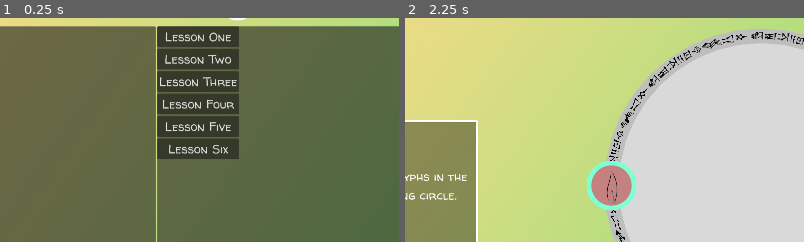
Above: before the commit, frames 1-2 (left to right).
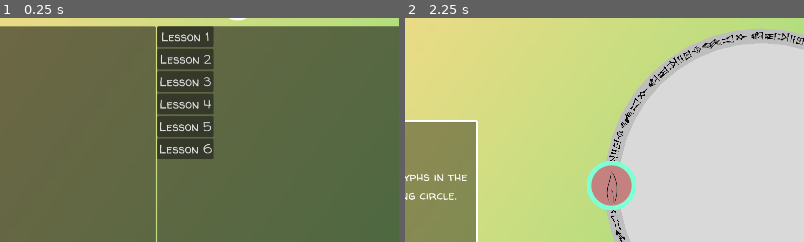
Above: after the commit, the same moments.

Repository: jwodicka/LD55
Game: Godot game, scene res://game_shell.tscn
Same seed, same stepped clock (60 frames per second), same inputs: the game is played once before the commit and once after it.
Inputs (mouse positions are % of the whole screen's width and height, from its top left):
- Up to frame 1 (0.25 s): no input
- Up to frame 2 (2.25 s): click (55, 17) at 0.5 s, where only the run before the commit has a clickable "Lesson One"; click "Back" at 1.25 s; click (54, 17) at 2 s, where only the run after the commit has a clickable "Lesson 1"
The pictures show only the part of the screen within x 30-80%, y 13-63%; the shares and areas given below are measured in that part.

The runs differ from the first frame. In frame 1, 5.0% of the frame differs, in the area x 40-60%, y 3-63%; in frame 2, nothing differs.

Commit message:
Auto-populate main menu

Diff:
--- a/Levels.gd
+++ b/Levels.gd
@@ -8,7 +8,7 @@
 const SALT = Symbol.SALT
 
 const levels: Dictionary = {
-    "Level 1": {
+    "Lesson 1": {
         flavor_text = """It's time for your first summoning!
 
         All you need to do is place the glyphs in the
@@ -22,7 +22,7 @@
         locked_targets = [0],
         offset_angle = -90,
     },
-    "Level 2": {
+    "Lesson 2": {
         flavor_text = """It's not always that easy.
 
         Some glyphs don't like having certain other
@@ -34,7 +34,7 @@
         initial_placements = {0: WATER},
         offset_angle = -90
     },
-    "Level 3": {
+    "Lesson 3": {
 		flavor_text = """Not every glyph cares about exactly
         which other glyphs it connects to.
 
@@ -52,7 +52,7 @@
             Vector2i(2, 4)
         ]
     },
-    "Level 4": {
+    "Lesson 4": {
         glyphs = [SALT, SALT, AIR, EARTH],
         targets = 5,
         target_connectors = [
@@ -66,7 +66,7 @@
         initial_placements = {3: WATER},
         locked_targets = [3]
     },
-    "Level 5": {
+    "Lesson 5": {
         glyphs = [EARTH, AIR, WATER, SALT, FIRE],
         targets = 6,
         target_connectors = [
@@ -84,7 +84,7 @@
         initial_placements = {4: FIRE},
         locked_targets = [4]
     },
-    "Level 6": {
+    "Lesson 6": {
         glyphs = [FIRE, WATER, AIR, AIR, SALT, SALT, SALT],
         targets = 7,
         target_connectors = [
--- a/MainMenu.gd
+++ b/MainMenu.gd
@@ -1,5 +1,14 @@
 class_name MainMenu
 extends Control
 
+func _ready() -> void:
+	var level_buttons: Node = find_child("LevelButtons")
+	for level_name: String in Levels.levels.keys():
+		var level_button: Button = Button.new()
+		level_button.text = level_name
+		level_button.pressed.connect(func () -> void: _on_level_select(level_name))
+		level_buttons.add_child(level_button)
+
+
 func _on_level_select(level_name: String) -> void:
 	GameShell.enter_level(level_name)
--- a/main_menu.tscn
+++ b/main_menu.tscn
@@ -48,38 +48,7 @@
 layout_mode = 2
 size_flags_horizontal = 3
 
-[node name="VBoxContainer" type="VBoxContainer" parent="VBoxContainer/HBoxContainer/Panel"]
+[node name="LevelButtons" type="VBoxContainer" parent="VBoxContainer/HBoxContainer/Panel"]
 layout_mode = 0
 offset_right = 40.0
 offset_bottom = 40.0
-
-[node name="Button" type="Button" parent="VBoxContainer/HBoxContainer/Panel/VBoxContainer"]
-layout_mode = 2
-text = "Lesson One"
-
-[node name="Button2" type="Button" parent="VBoxContainer/HBoxContainer/Panel/VBoxContainer"]
-layout_mode = 2
-text = "Lesson Two"
-
-[node name="Button3" type="Button" parent="VBoxContainer/HBoxContainer/Panel/VBoxContainer"]
-layout_mode = 2
-text = "Lesson Three"
-
-[node name="Button4" type="Button" parent="VBoxContainer/HBoxContainer/Panel/VBoxContainer"]
-layout_mode = 2
-text = "Lesson Four"
-
-[node name="Button5" type="Button" parent="VBoxContainer/HBoxContainer/Panel/VBoxContainer"]
-layout_mode = 2
-text = "Lesson Five"
-
-[node name="Button6" type="Button" parent="VBoxContainer/HBoxContainer/Panel/VBoxContainer"]
-layout_mode = 2
-text = "Lesson Six"
-
-[connection signal="pressed" from="VBoxContainer/HBoxContainer/Panel/VBoxContainer/Button" to="." method="_on_level_select" binds= ["Level 1"]]
-[connection signal="pressed" from="VBoxContainer/HBoxContainer/Panel/VBoxContainer/Button2" to="." method="_on_level_select" binds= ["Level 2"]]
-[connection signal="pressed" from="VBoxContainer/HBoxContainer/Panel/VBoxContainer/Button3" to="." method="_on_level_select" binds= ["Level 3"]]
-[connection signal="pressed" from="VBoxContainer/HBoxContainer/Panel/VBoxContainer/Button4" to="." method="_on_level_select" binds= ["Level 4"]]
-[connection signal="pressed" from="VBoxContainer/HBoxContainer/Panel/VBoxContainer/Button5" to="." method="_on_level_select" binds= ["Level 5"]]
-[connection signal="pressed" from="VBoxContainer/HBoxContainer/Panel/VBoxContainer/Button6" to="." method="_on_level_select" binds= ["Level 6"]]
